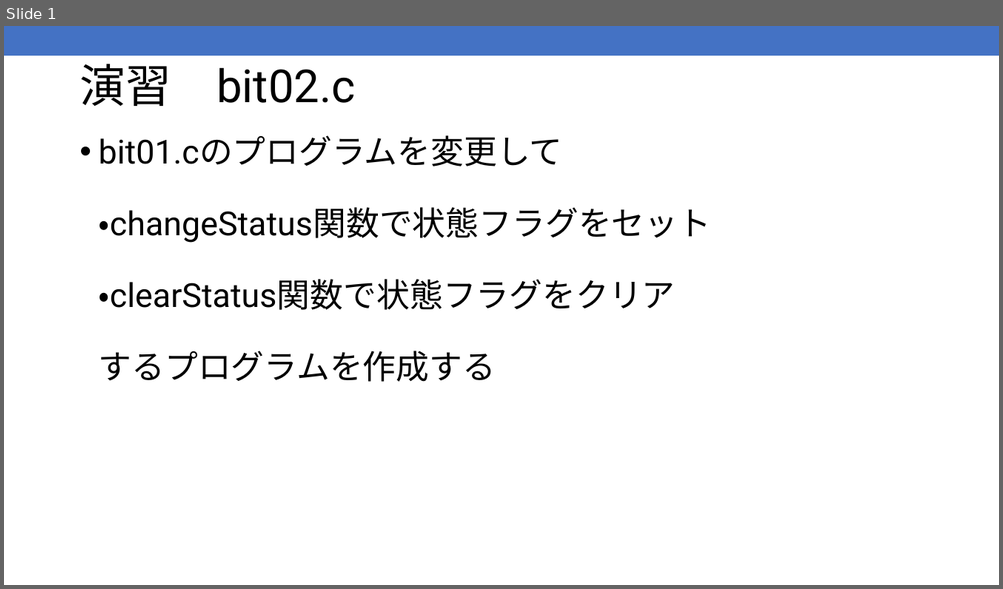
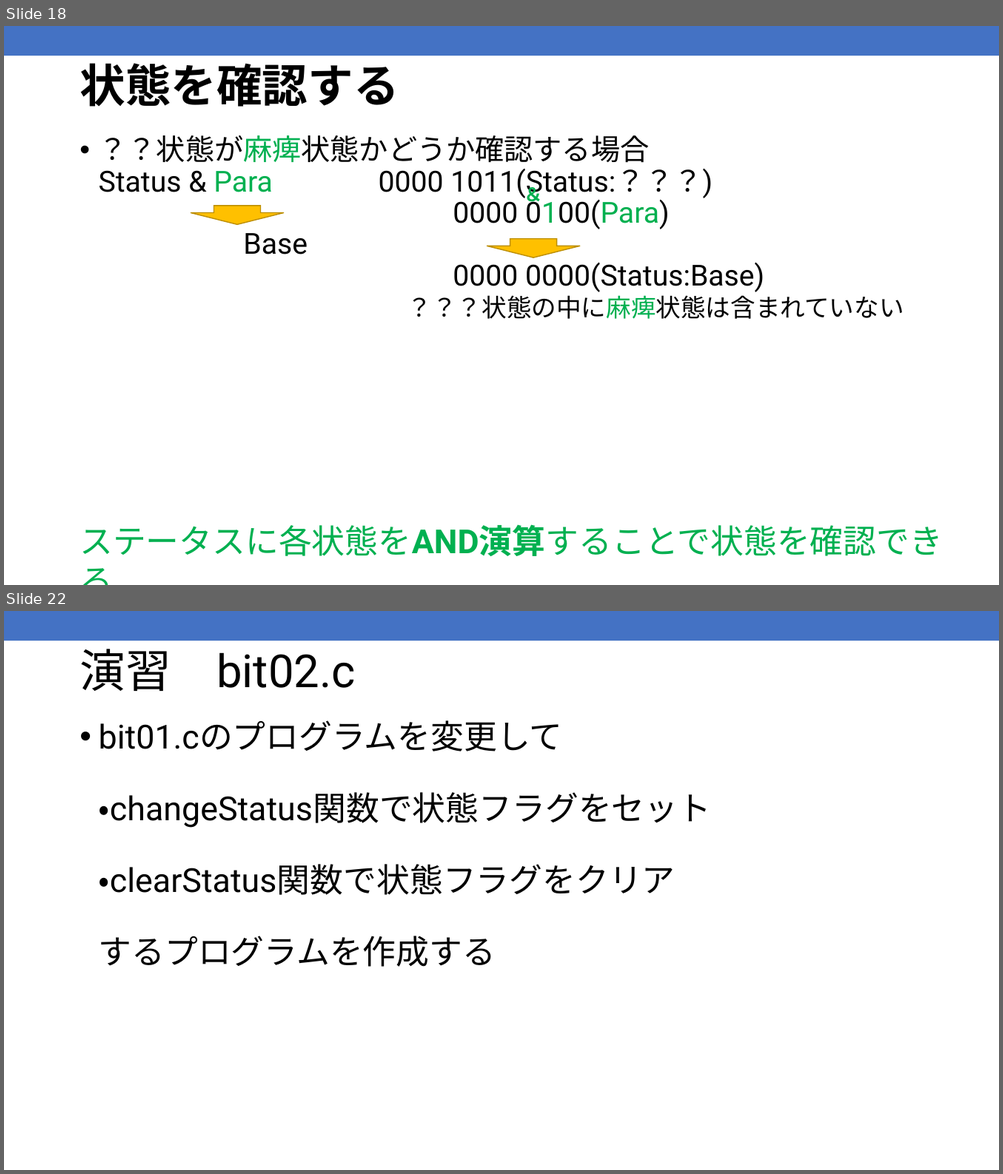
Before and after one commit to kic-murata/cpp2025, a slide deck: 授業資料/演習問題：ビット処理2025案.pptx. Shown one above the other, each under a label of ours: slide 1 before the commit, slides 18 and 22 after it; the slides between them are not shown. The pictures are 1003x589 and 1003x1174 pixels, drawn with LibreOffice and Linux fonts; fonts in the diff are those of the drawing. Boxes give left, top, right and bottom in pixels: in the first picture for what was removed or moved away, otherwise in the second. Text is boxed around its words. In the diff, an @@ line names an element or a change of style, - is before the commit and + after.

```diff
--- a/授業資料/演習問題：ビット処理2025案.pptx
+++ b/授業資料/演習問題：ビット処理2025案.pptx
@@ slide 18 added at box(4, 26, 999, 585), background #FFFFFF; not listed: 1 template element that a slide beside it also shows @@
@@ title added at box(79, 63, 398, 107), 44 pt, text #000000, bold @@
+状態を確認する
@@ text added at box(99, 136, 904, 319), 28 pt, text #000000 @@
+• ？？状態が麻痺状態かどうか確認する場合
+  Status & Para 0000 1011(Status:？？？)
+  0000 0100(Para)
+  Base
+  0000 0000(Status:Base)
+  ？？？状態の中に麻痺状態は含まれていない
@@ text added at box(517, 180, 550, 210), 18 pt, text #00B050, bold @@
+＆
@@ down arrow added at box(190, 206, 284, 224), fill #FFC000, outline #BD8E00 1 pt @@
@@ down arrow added at box(486, 238, 580, 258), fill #FFC000, outline #BD8E00 1 pt @@
@@ text added at box(79, 525, 942, 557), 32 pt, text #00B050 @@
+ステータスに各状態をAND演算することで状態を確認できる
@@ what was slide 1 is now slide 22 @@
```
Also in this commit, not shown: 1 slide changed, 20 other slides added, 2 other files.
